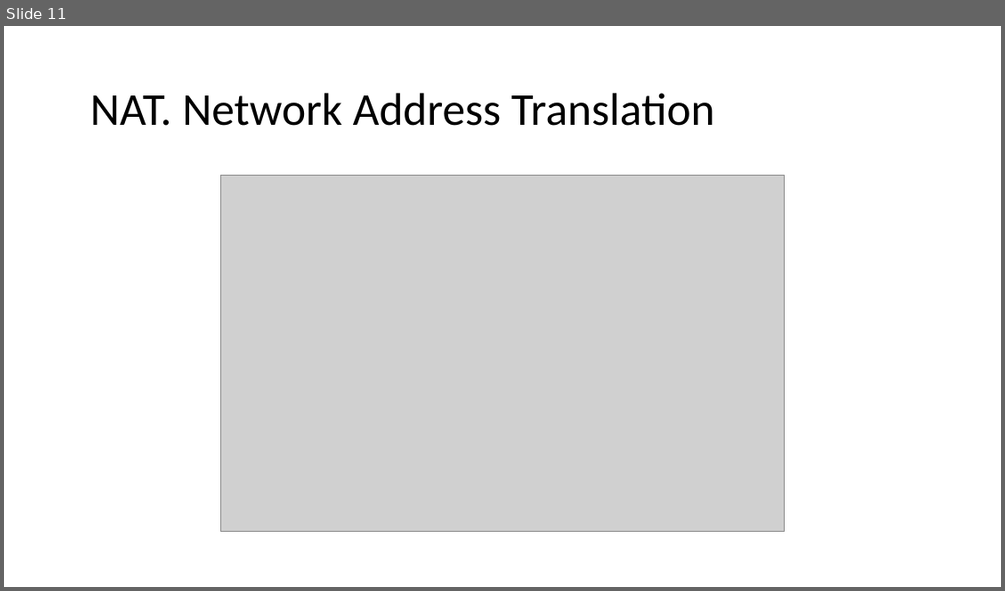
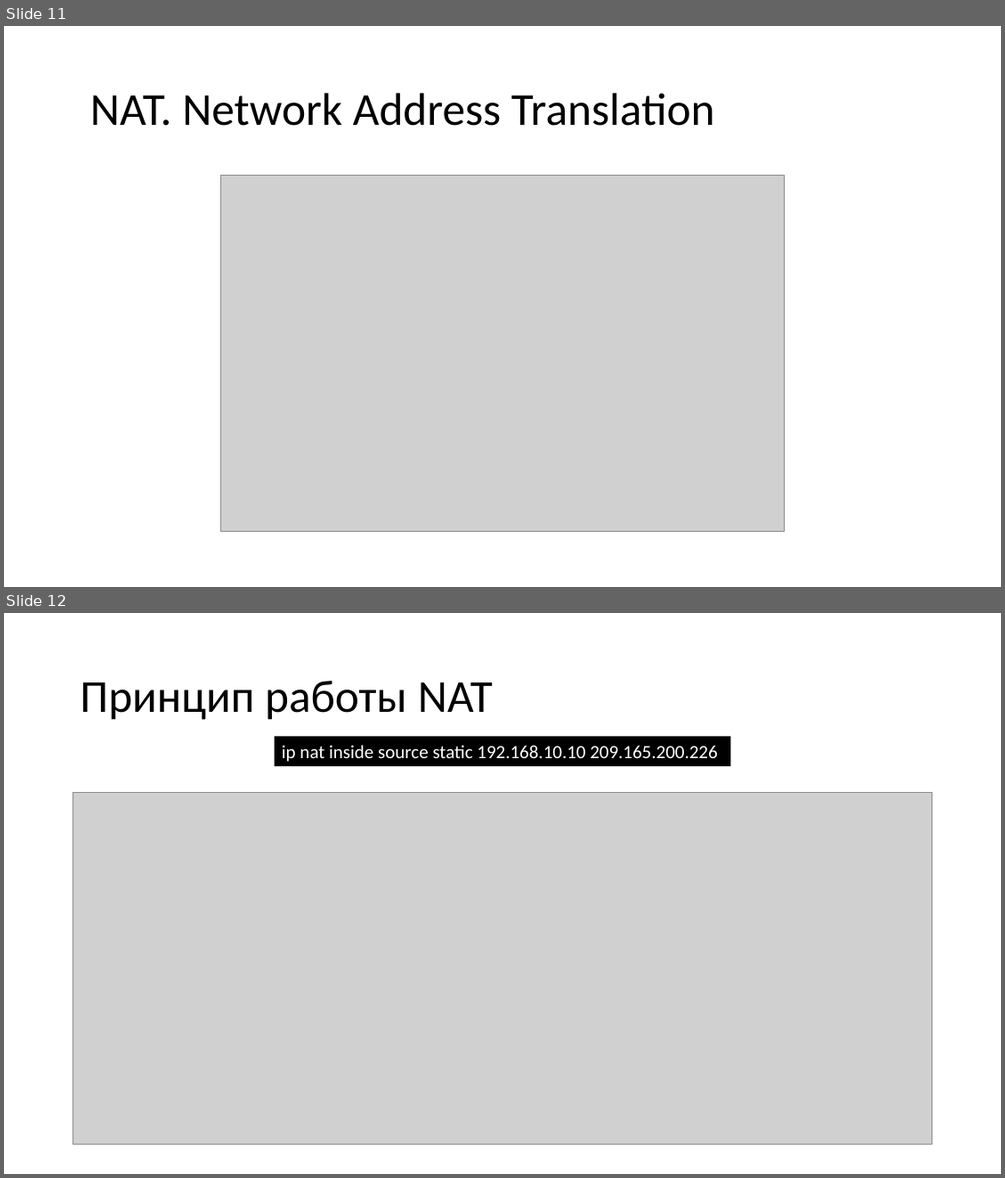
Before and after one commit to gas533/itn, a slide deck: 1.8 Transport Layer/1.8.5 NAT.pptx. Shown one above the other, each under a label of ours: slide 11 before the commit, slides 11 and 12 after it. The pictures are 1005x591 and 1005x1178 pixels, drawn with LibreOffice and Linux fonts; fonts in the diff are those of the drawing; grey boxes stand for pictures. Boxes give left, top, right and bottom in pixels: in the first picture for what was removed or moved away, otherwise in the second. Text is boxed around its words. In the diff, an @@ line names an element or a change of style, - is before the commit and + after.

Commit message:
update

```diff
--- a/1.8 Transport Layer/1.8.5 NAT.pptx
+++ b/1.8 Transport Layer/1.8.5 NAT.pptx
@@ slide 12 added at (4,613,1001,1174), background #FFFFFF @@
@@ title added at (80,681,493,720), 44 pt, text #000000 @@
+Принцип работы NAT
@@ rectangle added at (275,737,731,766), fill #000000, 18 pt, text #FFFFFF @@
+ip nat inside source static 192.168.10.10 209.165.200.226
@@ picture added at (73,793,933,1144) @@
```
Also in this commit, not shown: 15 other slides added, 1 slide removed.
